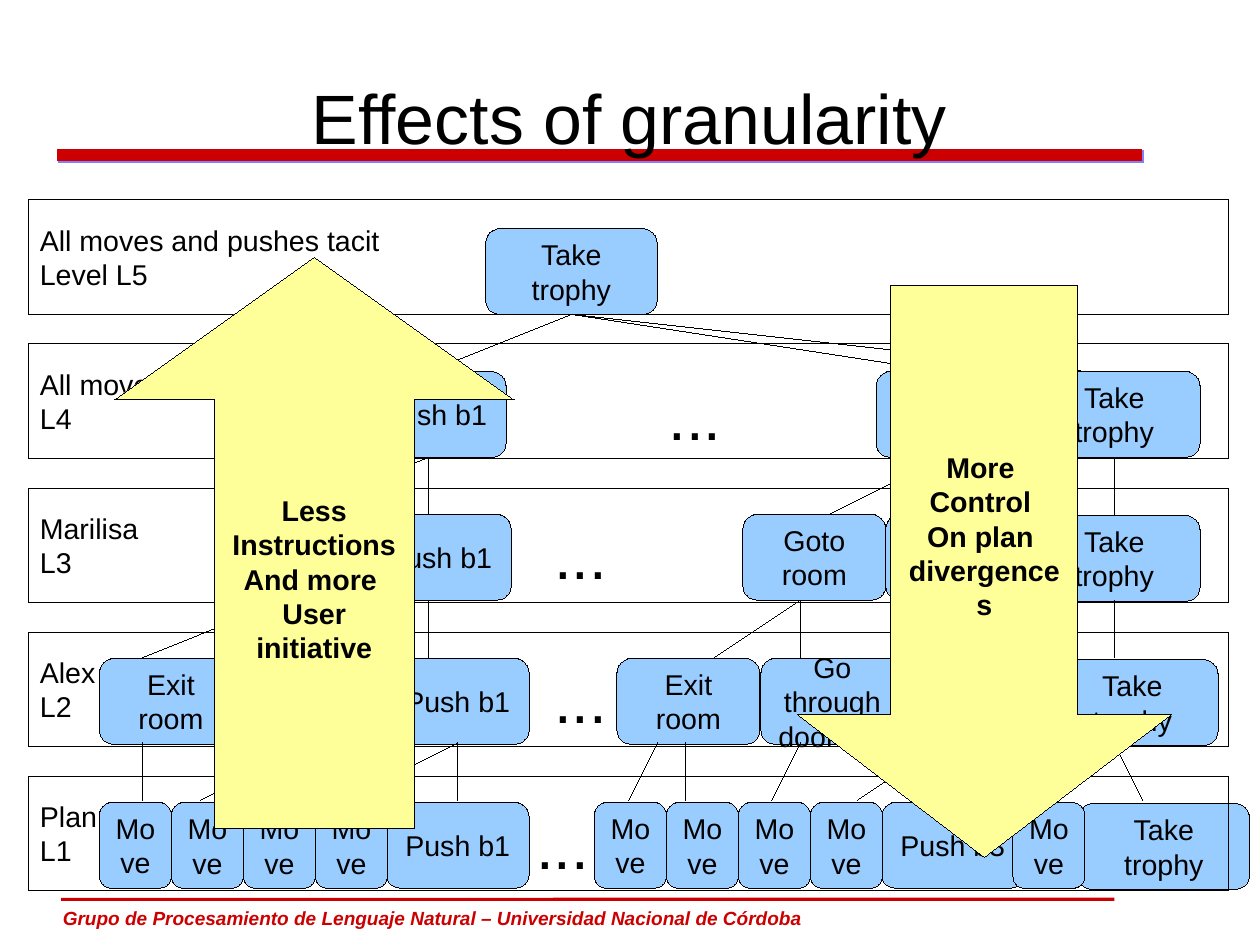
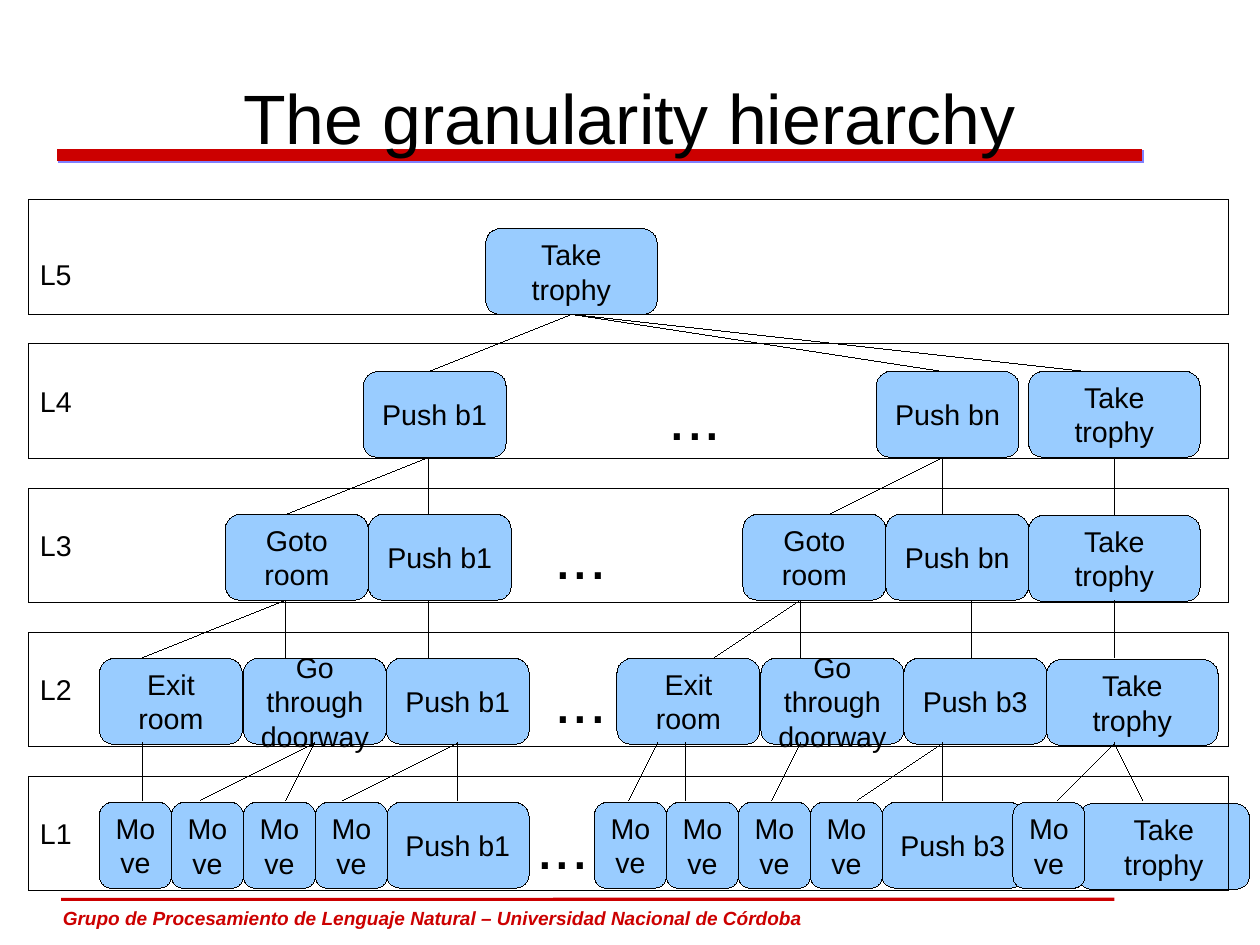
Before and after one commit to carlosareces/elic10, a slide deck: slide 16 of slides/dia5.odp (slide 14 before the commit). Drawn at 1260x945 pixels with LibreOffice and Linux fonts; fonts in the diff are those of the drawing; background and template pictures are left out. Boxes give left, top, right and bottom in pixels: in the first picture for what was removed or moved away, otherwise in the second. Text is boxed around its words. In the diff, an @@ line names an element or a change of style, - is before the commit and + after.

```diff
--- a/slides/dia5.odp
+++ b/slides/dia5.odp
@@ title at bbox=[243, 93, 1015, 157]: text changed @@
-Effects of granularity
+The granularity hierarchy
@@ text in rectangle at bbox=[40, 265, 72, 286]: text changed @@
-All moves and pushes tacit
-Level L5
+L5
@@ up arrow removed at bbox=[114, 257, 515, 829] @@
-Less
-Instructions
-And more
-User
-initiative
@@ down arrow removed at bbox=[798, 286, 1172, 858] @@
-More
-Control
-On plan
-divergences
@@ text in rectangle at bbox=[40, 373, 224, 401]: paragraph removed @@
-All moves tacit
@@ text in rectangle at bbox=[40, 518, 138, 540]: paragraph removed @@
-Marilisa
@@ text in rectangle at bbox=[40, 662, 96, 684]: paragraph removed @@
-Alex
@@ text in rectangle at bbox=[40, 806, 97, 828]: paragraph removed @@
-Plan
```
Also in this commit, not shown: 14 other slides changed, 14 slides added, 5 slides removed.
